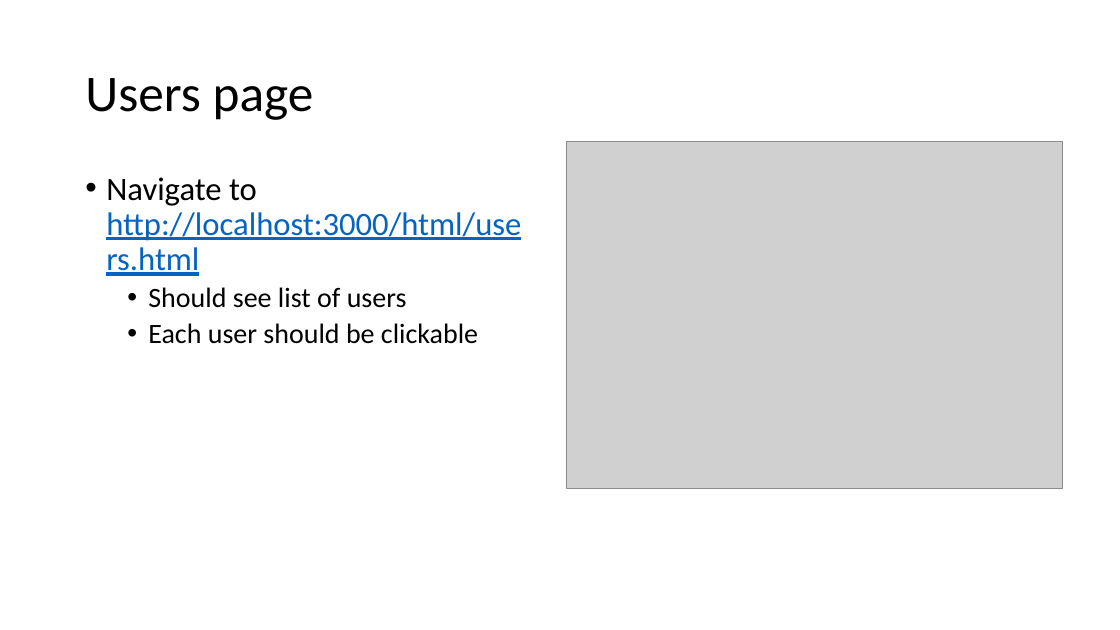
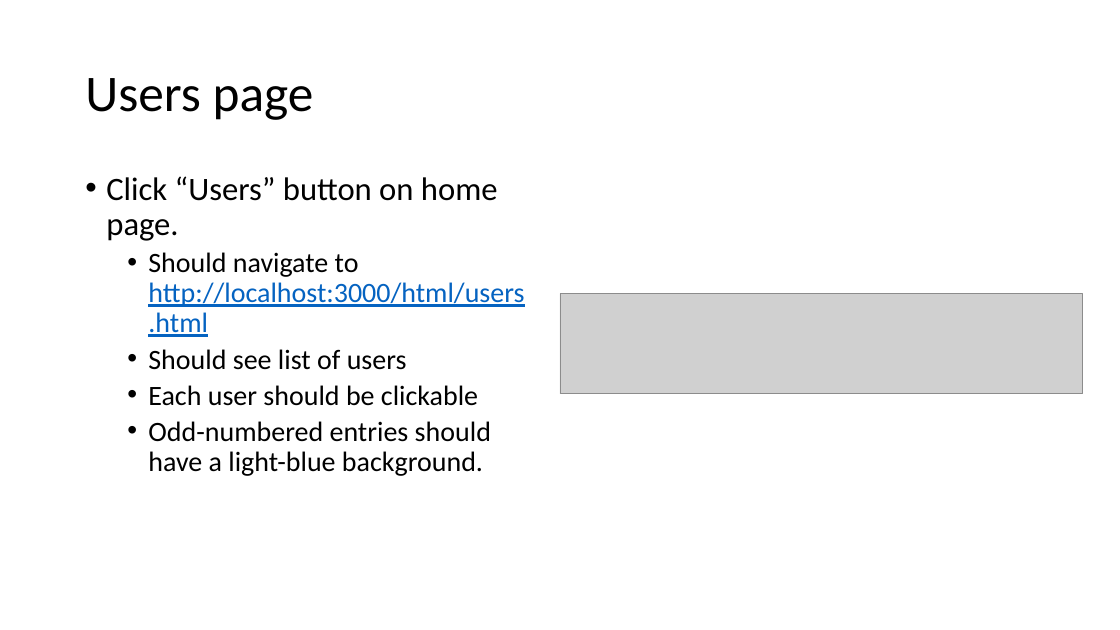
Before and after one commit to tdog191/JamATuna, a slide deck: slide 4 of Test Plan.pptx. Drawn at 1120x630 pixels with LibreOffice and Linux fonts; fonts in the diff are those of the drawing; grey boxes stand for pictures. Boxes give left, top, right and bottom in pixels: in the first picture for what was removed or moved away, otherwise in the second. Text is boxed around its words. In the diff, an @@ line names an element or a change of style, - is before the commit and + after.

Commit message:
Update slide for testing Users page.

```diff
--- a/Test Plan.pptx
+++ b/Test Plan.pptx
@@ picture removed at bbox=[566, 142, 1063, 488] @@
@@ text at bbox=[106, 176, 524, 337]: text changed; size 28 to 24 pt; text colour #0563C1 to #000000 @@
-• Navigate to http://localhost:3000/html/users.html
+• Click “Users” button on home page.
+  • Should navigate to http://localhost:3000/html/users.html
@@ picture added at bbox=[560, 294, 1083, 394] @@
@@ text at bbox=[148, 421, 491, 476]: paragraph added @@
+  • Odd-numbered entries should have a light-blue background.
```
Also in this commit, not shown: 1 other slide changed.
